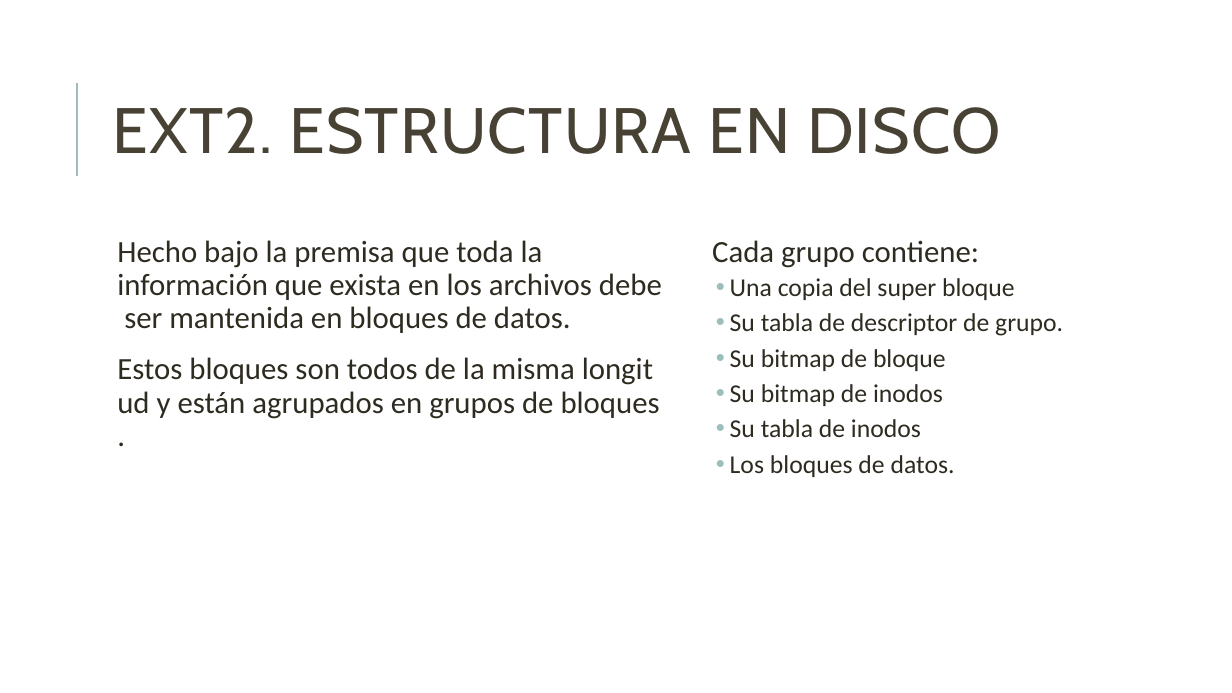
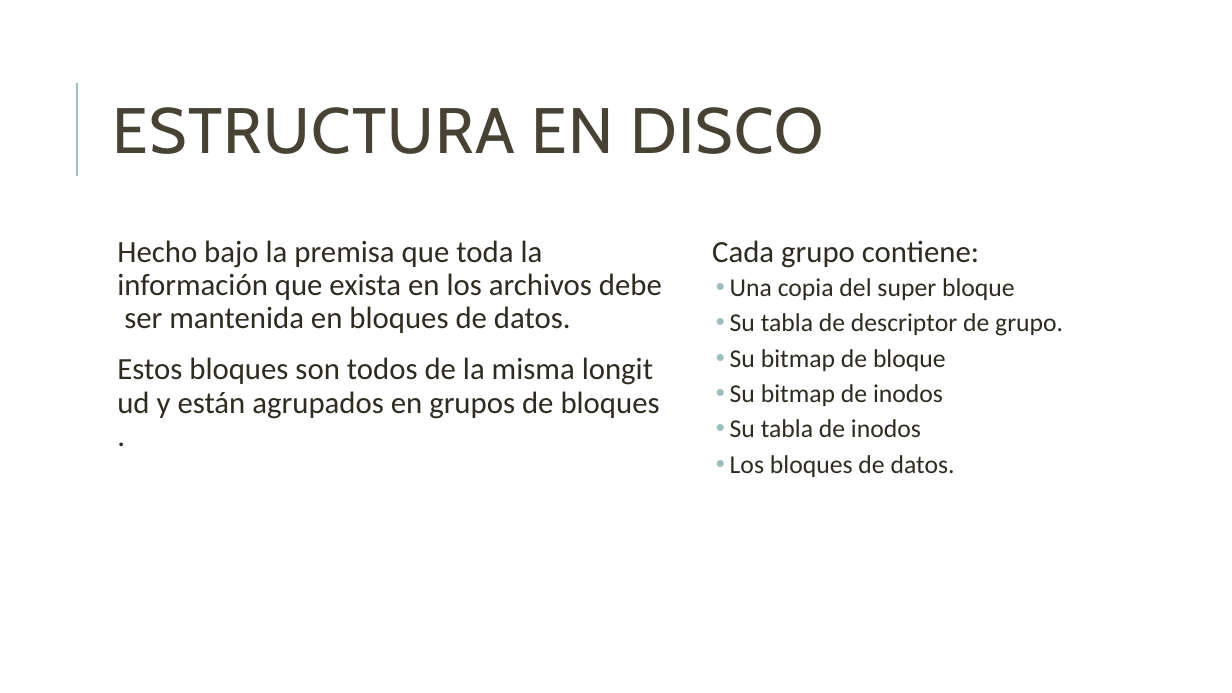
Before and after one commit to unamfi/sistop-2020-1, a slide deck: slide 6 of exposiciones/GonzálezAndrés/Extended.pptx. Drawn at 1232x693 pixels with LibreOffice and Linux fonts; fonts in the diff are those of the drawing. Boxes give left, top, right and bottom in pixels: in the first picture for what was removed or moved away, otherwise in the second. Text is boxed around its words. In the diff, an @@ line names an element or a change of style, - is before the commit and + after.

Commit message:
Presentación. ext2.

```diff
--- a/exposiciones/GonzálezAndrés/Extended.pptx
+++ b/exposiciones/GonzálezAndrés/Extended.pptx
@@ title at [113, 107, 823, 154]: text changed @@
-EXT2. ESTRUCTURA EN DISCO
+ESTRUCTURA EN DISCO
```
Also in this commit, not shown: 1 other slide changed, 7 slides added.
